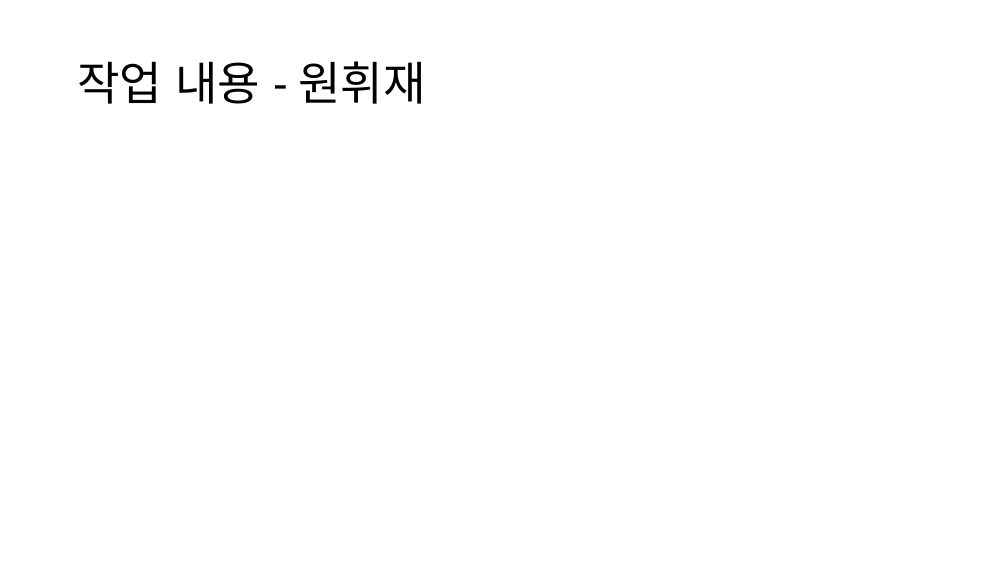
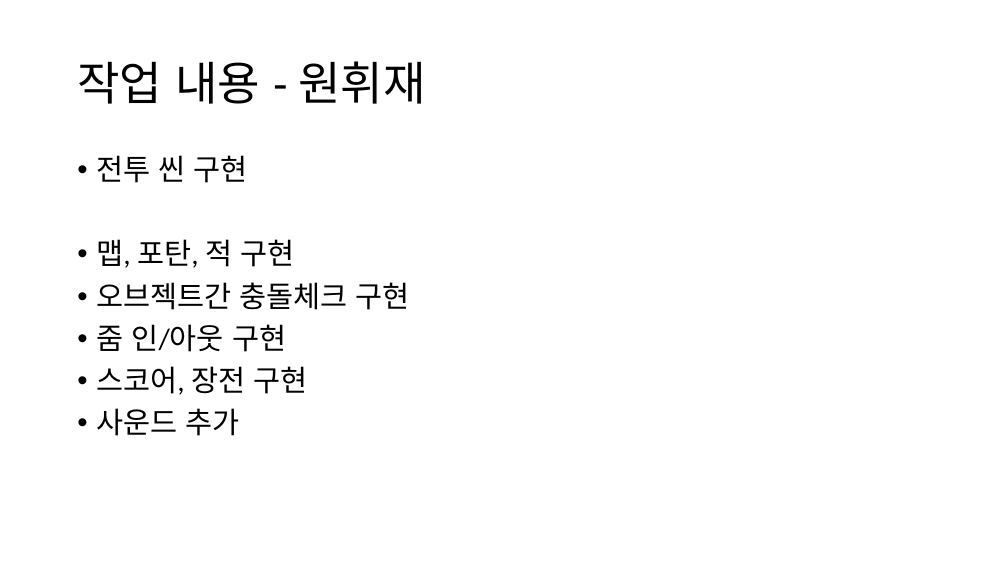
Before and after one commit to pcremnant/Computer-Graphics-Term-Project, a slide deck: slide 5 of 개발 결과 보고서.pptx. Drawn at 1008x567 pixels with LibreOffice and Linux fonts; fonts in the diff are those of the drawing. Boxes give left, top, right and bottom in pixels: in the first picture for what was removed or moved away, otherwise in the second. Text is boxed around its words. In the diff, an @@ line names an element or a change of style, - is before the commit and + after.

```diff
--- a/개발 결과 보고서.pptx
+++ b/개발 결과 보고서.pptx
@@ text added at box(96, 155, 410, 436), 28 pt, text #000000 @@
+• 전투 씬 구현
+• 맵, 포탄, 적 구현
+• 오브젝트간 충돌체크 구현
+• 줌 인/아웃 구현
+• 스코어, 장전 구현
+• 사운드 추가
```
Also in this commit, not shown: 10 other files.
